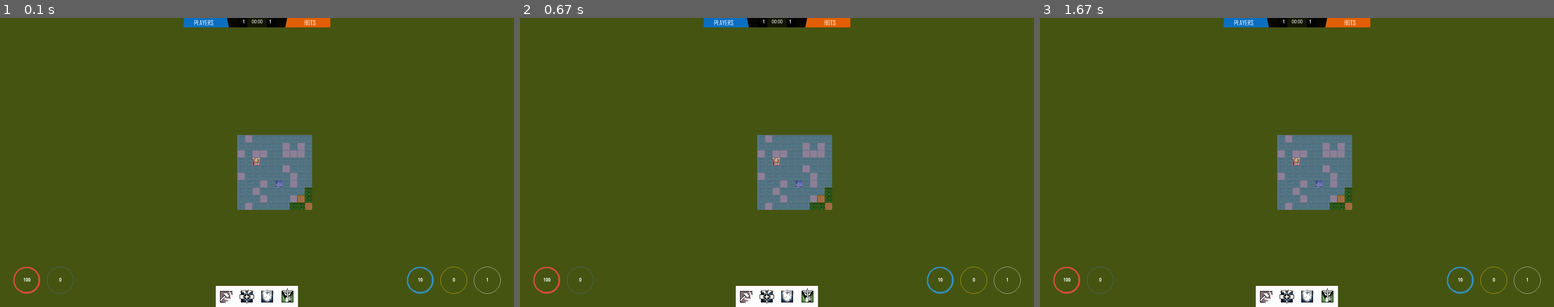
Above: before the commit, frames 1-3 (left to right).
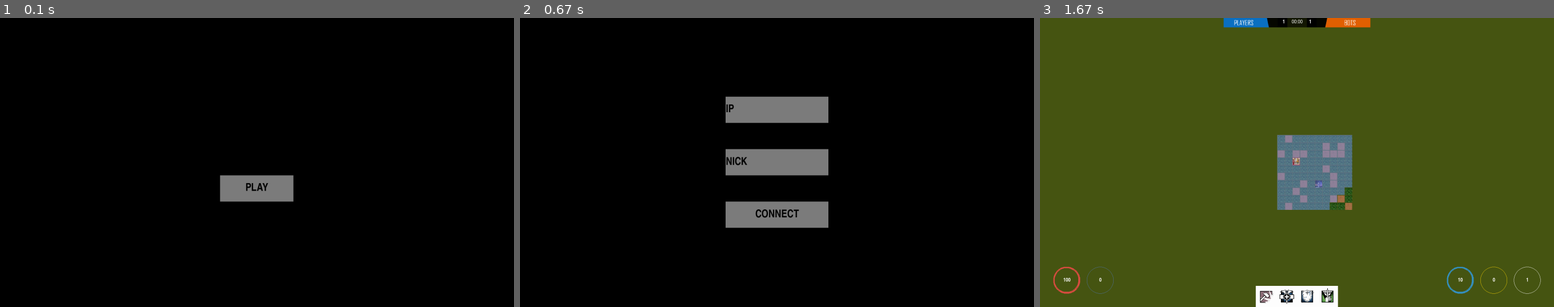
Above: after the commit, the same moments.

Repository: Qolorerr/PyGameLocalRPG
Game: pygame game, started from src/main.py
The game is run twice, just before and just after one commit, with the same random seed, the same clock (stepped at 60 frames per second) and the same inputs.
Inputs (mouse positions are in pixels of both pictures, inside the frame that each line leads up to):
- Up to frame 1 (0.1 s): no input
- Up to frame 2 (0.67 s): click (756, 176) at 0.38 s
- Up to frame 3 (1.67 s): click (1348, 226) at 0.72 s; click (1137, 119) at 1.05 s; tap Backspace at 1.33 s

The runs differ from the first frame. In frame 1, 100% of the frame differs, in the area x 0-100%, y 0-100%; in frame 2, 100%; in frame 3, nothing differs.

Commit message:
Added Menu v1.0

Diff:
--- a/src/general.py
+++ b/src/general.py
@@ -16,7 +16,6 @@
 textures = [Texture('grass.jpg'),
             Texture('being1.png'),
             Texture('hero1.jpg'),
-            Texture('ability1.jpg', 75),
             Texture('attack.png', 30),
             Texture('moveZone.png', 30),
             Texture('sand.jpg'),
--- a/src/hero.py
+++ b/src/hero.py
@@ -124,7 +124,7 @@
                     x = map.left + (self.location[0] + i) * map.cell_size - map.indent
                     y = map.top + (self.location[1] + j) * map.cell_size - map.indent
                     if -1 <= x < map.left + (map.width - 1) * map.cell_size and -1 <= y < map.top + (map.height - 1) * map.cell_size:
-                        screen.blit(textures[5].image, (x + camera[0], y + camera[1]))
+                        screen.blit(textures[4].image, (x + camera[0], y + camera[1]))
 
     def render_can_attack(self, screen, map):
         for i in essences:
@@ -134,7 +134,7 @@
             if abs(x - self.location[0]) + abs(y - self.location[1]) <= self.attack_range:
                 x = map.left + x * map.cell_size - map.indent
                 y = map.top + y * map.cell_size - map.indent
-                screen.blit(textures[4].image, (x + camera[0], y + camera[1]))
+                screen.blit(textures[3].image, (x + camera[0], y + camera[1]))
 
     def render(self, screen, map):
         if self.mainHero:
--- a/src/main.py
+++ b/src/main.py
@@ -7,6 +7,7 @@
 from abilityInterface import Ability
 from abilityInterface import AbilityInterface
 from userInterface import UserInterface
+from menu import menu, terminate
 
 
 showing_essence = None
@@ -110,10 +111,10 @@
     running = True
     gameMap = Map(10, 10)
     abilities = []
-    abilities.append(Ability('0', 9, 1, 1, True, 5, 5, splashDamage=(40, 5)))
-    abilities.append(Ability('1', 10, 1, 1, True, 5, 5, healing=10))
-    abilities.append(Ability('2', 11, 1, 1, True, 5, 5, shield=20))
-    abilities.append(Ability('3', 8, 1, 1, True, 5, 5, invisibility=1))
+    abilities.append(Ability('0', 8, 1, 1, True, 5, 5, splashDamage=(40, 5)))
+    abilities.append(Ability('1', 9, 1, 1, True, 5, 5, healing=10))
+    abilities.append(Ability('2', 10, 1, 1, True, 5, 5, shield=20))
+    abilities.append(Ability('3', 7, 1, 1, True, 5, 5, invisibility=1))
     abilityInterface = AbilityInterface(abilities, resolution[0], resolution[1], (255, 255, 255))
     essences.append(Hero('Qolorer', 100, 30, (2, 3), 2, 1, 5, 10, True))
     essences.append(Being('BOT', 100, 50, (5, 6), 1, 10, 10, 2))
@@ -126,10 +127,11 @@
     camera.append(cameraX)
     camera.append(cameraY)
     userinterface = UserInterface(infoObj.current_w, infoObj.current_h, mainHeroID)
+    menu(screen, resolution)
     while running:
         for event in pygame.event.get():
             if event.type == pygame.QUIT:
-                running = False
+                terminate()
             if event.type == pygame.KEYDOWN:
                 essences[mainHeroID].get_event(event.unicode, gameMap, screen)
             if event.type == pygame.MOUSEBUTTONDOWN:
@@ -153,7 +155,6 @@
         userinterface.render(screen)
         show_essence_info(screen)
         pygame.display.flip()
-    pygame.quit()
 
 
 pygame.init()
--- a/src/map.py
+++ b/src/map.py
@@ -23,7 +23,7 @@
 
     # Change map settings
     def generate_map(self):
-        self.board = [[textures[random.choice([0, 0, 0, 6])].image for __ in range(self.width)] for _ in range(self.height)]
+        self.board = [[textures[random.choice([0, 0, 0, 5])].image for __ in range(self.width)] for _ in range(self.height)]
 
     def set_view(self, left, top, cell_size):
         self.left = left
--- /dev/null
+++ b/src/menu.py
@@ -0,0 +1,123 @@
+import pygame
+import sys
+
+
+def terminate():
+    pygame.quit()
+    sys.exit()
+
+
+class Button:
+    def __init__(self, rect: tuple,
+                 color: tuple,
+                 color_hover: tuple = (-1, -1, -1),
+                 text: str = ''):
+        self.rect = rect
+        self.color = color
+        if color_hover[0] == -1:
+            self.color_hover = color
+        else:
+            self.color_hover = color_hover
+        self.text = text
+        self.font = pygame.font.SysFont('Agency FB', 40, bold=True)
+
+    def check_clicked(self):
+        mouse = pygame.mouse.get_pos()
+        if (self.rect[0] <= mouse[0] <= self.rect[0] + self.rect[2]) and (self.rect[1] <= mouse[1] <= self.rect[1] + self.rect[3]):
+            return True
+        return False
+
+    def render(self, screen):
+        mouse = pygame.mouse.get_pos()
+        if (self.rect[0] <= mouse[0] <= self.rect[0] + self.rect[2]) and (self.rect[1] <= mouse[1] <= self.rect[1] + self.rect[3]):
+            pygame.draw.rect(screen, self.color_hover, self.rect, 5)
+        else:
+            pygame.draw.rect(screen, self.color, self.rect)
+        text = self.font.render(self.text, 1, (0, 0, 0))
+        x = self.rect[0] + self.rect[2] // 2 - text.get_width() // 2
+        y = self.rect[1] + self.rect[3] // 2 - text.get_height() // 2
+        screen.blit(text, (x, y))
+
+
+class InputBox:
+    def __init__(self, rect: tuple,
+                 color: tuple,
+                 color_hover: tuple = (-1, -1, -1),
+                 text: str = ''):
+        self.rect = rect
+        self.color = color
+        if color_hover[0] == -1:
+            self.color_hover = color
+        else:
+            self.color_hover = color_hover
+        self.text = text
+        self.font = pygame.font.SysFont('Agency FB', 40, bold=True)
+        self.active = False
+
+    def event_handle(self, event):
+        if event.type == pygame.MOUSEBUTTONDOWN:
+            mouse = pygame.mouse.get_pos()
+            if (self.rect[0] <= mouse[0] <= self.rect[0] + self.rect[2]) and (self.rect[1] <= mouse[1] <= self.rect[1] + self.rect[3]):
+                self.active = True
+                return
+            self.active = False
+            return
+        if event.type == pygame.KEYDOWN:
+            key = event.key
+            if key == pygame.K_ESCAPE:
+                self.active = False
+                return
+            elif self.active and key == pygame.K_BACKSPACE or key == pygame.K_DELETE:
+                if len(self.text) == 0:
+                    return
+                self.text = self.text[:-1]
+            elif self.active:
+                self.text += event.unicode
+
+    def render(self, screen):
+        if self.active:
+            pygame.draw.rect(screen, self.color_hover, self.rect)
+            pygame.draw.rect(screen, self.color, self.rect, 2)
+        else:
+            pygame.draw.rect(screen, self.color, self.rect)
+        text = self.font.render(self.text, 1, (0, 0, 0))
+        x = self.rect[0] + 1
+        y = self.rect[1] + self.rect[3] // 2 - text.get_height() // 2
+        screen.blit(text, (x, y))
+
+
+def menu(screen, resolution):
+    mainmenu = True
+    rect = (resolution[0] // 7 * 3, resolution[1] // 11 * 6, resolution[0] // 7, resolution[1] // 11)
+    play_btn = Button(rect, (125, 125, 125), (200, 200, 200), "PLAY")
+    while mainmenu:
+        for event in pygame.event.get():
+            if event.type == pygame.QUIT:
+                terminate()
+            if event.type == pygame.MOUSEBUTTONDOWN:
+                mainmenu = not play_btn.check_clicked()
+        play_btn.render(screen)
+        pygame.display.flip()
+    screen.fill((0, 0, 0))
+    rect = (resolution[0] // 5 * 2, resolution[1] // 11 * 3, resolution[0] // 5, resolution[1] // 11)
+    ip_box = InputBox(rect, (125, 125, 125), (200, 200, 200), "IP")
+    rect = (resolution[0] // 5 * 2, resolution[1] // 11 * 5, resolution[0] // 5, resolution[1] // 11)
+    nick_box = InputBox(rect, (125, 125, 125), (200, 200, 200), "NICK")
+    rect = (resolution[0] // 5 * 2, resolution[1] // 11 * 7, resolution[0] // 5, resolution[1] // 11)
+    connect_btn = Button(rect, (125, 125, 125), (200, 200, 200), "CONNECT")
+    mainmenu = True
+    while mainmenu:
+        for event in pygame.event.get():
+            if event.type == pygame.QUIT:
+                terminate()
+            ip_box.event_handle(event)
+            nick_box.event_handle(event)
+            if event.type == pygame.MOUSEBUTTONDOWN:
+                mainmenu = not connect_btn.check_clicked()
+        ip_box.render(screen)
+        nick_box.render(screen)
+        connect_btn.render(screen)
+        pygame.display.flip()
+    print(ip_box.text)
+    print(nick_box.text)
+    screen.fill((0, 0, 0))
--- a/src/userInterface.py
+++ b/src/userInterface.py
@@ -12,7 +12,7 @@
         self.width = width
         self.height = height
         self.essence = essences[essence]
-        self.upTexture = textures[7]
+        self.upTexture = textures[6]
         self.upIndent = 5
         self.timeFont = pygame.font.SysFont('Agency FB', 20)
         self.scoreFont = pygame.font.SysFont('Agency FB', 20, bold=True)
Binary file removed: res/textures/ability1.jpg
